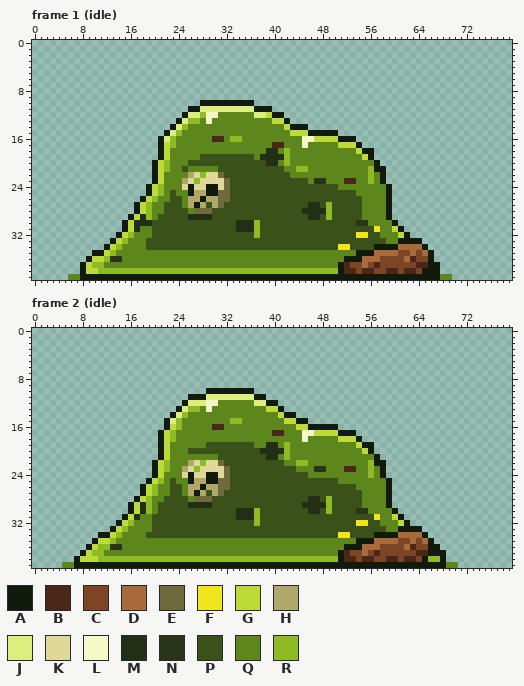
Edited in one commit: pixel-art file (assets/source/characters/slime/slime_01.ase). The picture above was drawn from the file before the commit.
80x40 pixels, 16 frames. Shown: frame 1 (idle), frame 2 (idle). The commit also changed other frames, which this record leaves out.
Palette (. is transparent): A #121a0b  B #4a2818  C #7c4526  D #a96a3c  E #6e6a3c  F #f0e61e  G #bddb37  H #b0a868  J #dcef7c  K #e0d898  L #f6f8c8  M #222f14  N #2a3418  P #3a5219  Q #5d861c  R #8eba24
Pixels before, frame 1 (idle) (only the part around the change), first column x 10:
26 ........AGRQQPPQHHAHHEEPPPPPPPPPPPPPPPPPPPPPPQQQQA.................
27 .......AGRQQPPPQHAHPHEPPPPPPPPPPPPPPMMPRPPPPPQQQQA.................
28 .......AGRQQPPPPQEEEPPPPPPPPPPPPPPPMMMMRPPPPPQQQQA.................
29 ......AGMRQPPPPPMMMMPPPPPPPPPPPPPPPPMMPRPPPPPQQQQA.................
30 .....AGMMMPPPPPPPPPPPPPPMMMRPPPPPPPPPPPPPPPPNNQQQQA................
31 .....AGMQQPPPPPPPPPPPPPPMMMRPPPPPPPPPPPPPPPPPPPFQQGA...............
32 ....AGRQQQPPPPPPPPPPPPPPPPPRPPPPPPPPPPPPPPPPFFPPQQQGA..............
33 ...AGRQQQPPPPPPPPPPPPPPPPPPPPPPPPPPPPPPPPPPPPPPPPQQAAAA............
34 ..AGRQQQQPPPPPPPPPPPPPPPPPPPPPPPPPPPPPPPPFFPPPPAAAADDDDA...........
35 AAGRQQQQQQQQQQQQQQQQQQQQQQQQQQQQQQQQQQQQQQQQAAADDDDCCDCDA..........
36 GGRNNQQQQQQQQQQQQQQQQQQQQQQQQQQQQQQQQQQQQQAAADDDCCCCDBCCA..........
37 RRQQQQQQQQQQQQQQQQQQQQQQQQQQQQQQQQQQQQQQQABCCDCBCCCCCCBBAA.........
38 GRRRRRRRRRRRRRRRRRRRRRRRRRRRRRRRRRRRRRRRRABBCBBCCBBCBBCAAA.........
39 AAAAAAAAAAAAAAAAAAAAAAAAAAAAAAAAAAAAAAAAAAAAAAAAAAAAAAAAAAQQ.......
Pixels before, frame 2 (idle) (only the part around the change), first column x 5:
23 ...............AGRQQHKRKKKKEPPPPPPPPPPPQQQNNQQQBBQQRQA...............
24 ...............AGQQQKAKKAAKEPPPPPPPPPPPPPQQQQQQQQQQRQA...............
25 ..............AGRQPQQAHHAAEEPPPPPPPPPPPPPPPPPPQQQQQQQQA..............
26 .............AGRQQPPQHHAHHEEPPPPPPPPPPPPPPPPPPPPPQQQQQA..............
27 .............AGRQQPPQHAHPHEPPPPPPPPPPPPPPPPPPPPPPPQQQQA..............
28 ............AGRQQPPPPQEEEPPPPPPPPPPPPPPPPMMPRPPPPPQQQQA..............
29 ...........AGMRQPPPPPMMMMPPPPPPPPPPPPPPPMMMMRPPPPPQQQQA..............
30 ...........AGMRQPPPPPPPPPPPPPMMMRPPPPPPPPMMPRPPPPNNQQQQA.............
31 ..........AGMQQPPPPPPPPPPPPPPMMMRPPPPPPPPPPPPPPPPPPPFQQGA............
32 .........AGRQQQPPPPPPPPPPPPPPPPPRPPPPPPPPPPPPPPPPFFPPQQQGA...........
33 ........AGRQQQQPPPPPPPPPPPPPPPPPPPPPPPPPPPPPPPPPPPPPPPQQAAAA.........
34 ......AAGRQQQQPPPPPPPPPPPPPPPPPPPPPPPPPPPPPPPPFFPPPPAAAADDDDA........
35 .....AGGRQQQQQQQQQQQQQQQQQQQQQQQQQQQQQQQQQQQQQQQQAAADDDDCCDCDA.......
36 ....AGRRNNQQQQQQQQQQQQQQQQQQQQQQQQQQQQQQQQQQQQQAAADDDCCCCDBCCAA......
37 ...AGRRQQQQQQQQQQQQQQQQQQQQQQQQQQQQQQQQQQQQQQQABCCDCBCCCCCCBBAAA.....
38 ..AGGGRRRRRRRRRRRRRRRRRRRRRRRRRRRRRRRRRRRRRRRRABBCBBCCBBCBBCARRA.....
39 QQAAAAAAAAAAAAAAAAAAAAAAAAAAAAAAAAAAAAAAAAAAAAAAAAAAAAAAAAAAAAAAQQ...
The same view after the edit:
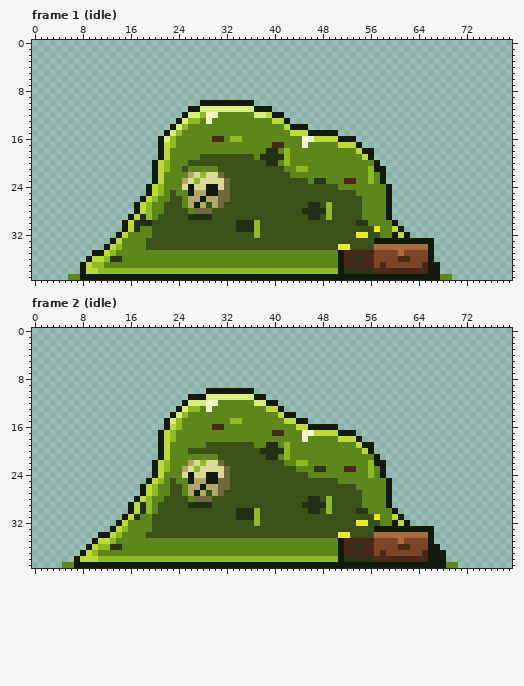
Changes in this commit:
{"where": "frame 1 (idle)"}
{"frame":1,"y":32,"x":16,"old":"R","new":"Q"}
{"frame":1,"y":32,"x":60,"old":"Q","new":"A"}
{"frame":1,"y":33,"x":15,"old":"R","new":"Q"}
{"frame":1,"y":33,"x":57,"old":"PPQQ","new":"AAAA"}
{"frame":1,"y":33,"x":65,"old":"..","new":"AA"}
{"frame":1,"y":34,"x":57,"old":"AAAA","new":"DDDD"}
{"frame":1,"y":34,"x":65,"old":"A.","new":"DA"}
{"frame":1,"y":35,"x":51,"old":"QQQAAADDDDC","new":"ABBBBBCCCCD"}
{"frame":1,"y":35,"x":63,"old":"D","new":"C"}
{"frame":1,"y":35,"x":65,"old":"D","new":"C"}
{"frame":1,"y":36,"x":51,"old":"QAAADDD","new":"ABNNBBC"}
{"frame":1,"y":36,"x":61,"old":"CDB","new":"BBC"}
{"frame":1,"y":37,"x":53,"old":"CCDCBC","new":"BBBBCB"}
{"frame":1,"y":37,"x":64,"old":"B","new":"C"}
{"frame":1,"y":38,"x":52,"old":"BBCBBCC","new":"NNNNNBB"}
{"frame":1,"y":38,"x":61,"old":"C","new":"B"}
{"frame":1,"y":38,"x":64,"old":"CA","new":"BB"}
{"where": "frame 2 (idle)"}
{"frame":2,"y":32,"x":16,"old":"R","new":"Q"}
{"frame":2,"y":32,"x":60,"old":"Q","new":"A"}
{"frame":2,"y":33,"x":57,"old":"PPQQ","new":"AAAA"}
{"frame":2,"y":33,"x":65,"old":"..","new":"AA"}
{"frame":2,"y":34,"x":57,"old":"AAAA","new":"DDDD"}
{"frame":2,"y":34,"x":65,"old":"A.","new":"DA"}
{"frame":2,"y":35,"x":51,"old":"QQQAAADDDDC","new":"ABBBBBCCCCD"}
{"frame":2,"y":35,"x":63,"old":"D","new":"C"}
{"frame":2,"y":35,"x":65,"old":"D","new":"C"}
{"frame":2,"y":36,"x":51,"old":"QAAADDD","new":"ABNNBBC"}
{"frame":2,"y":36,"x":61,"old":"CDB","new":"BBC"}
{"frame":2,"y":37,"x":11,"old":"R","new":"Q"}
{"frame":2,"y":37,"x":53,"old":"CCDCBC","new":"BBBBCB"}
{"frame":2,"y":37,"x":64,"old":"B","new":"C"}
{"frame":2,"y":38,"x":52,"old":"BBCBBCC","new":"NNNNNBB"}
{"frame":2,"y":38,"x":61,"old":"C","new":"B"}
{"frame":2,"y":38,"x":64,"old":"CARR","new":"BBAA"}
